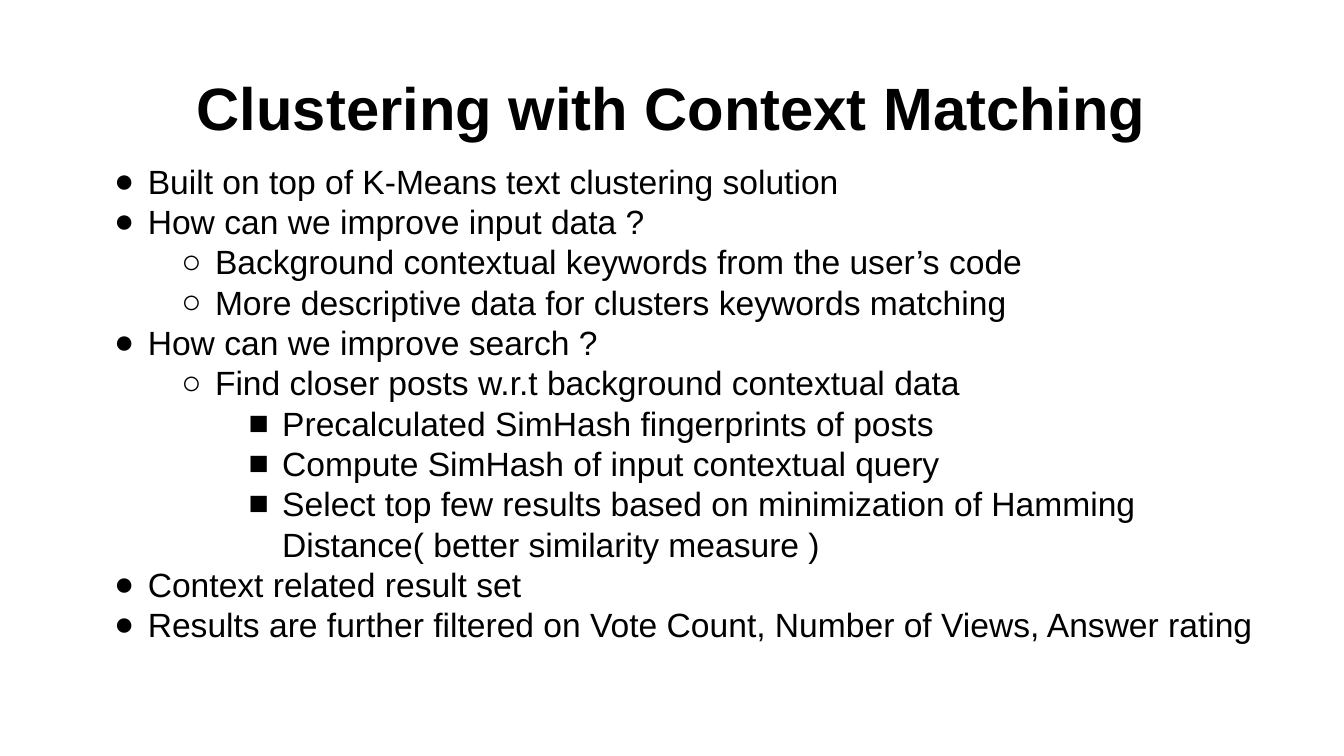
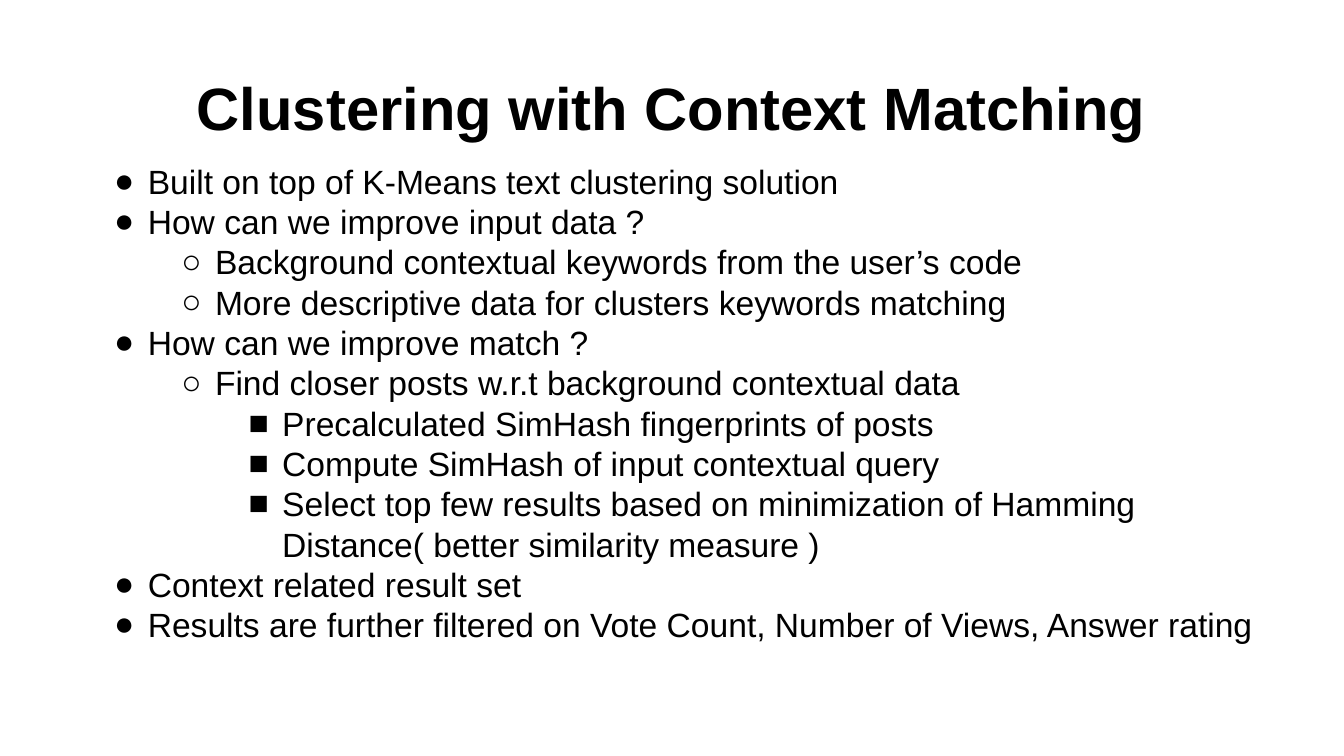
Before and after one commit to ankitkumar93/PyReco, a slide deck: slide 11 of Reports/talk_pyreco.pptx. Drawn at 1344x756 pixels with LibreOffice and Linux fonts; fonts in the diff are those of the drawing; background and template pictures are left out. Boxes give left, top, right and bottom in pixels: in the first picture for what was removed or moved away, otherwise in the second. Text is boxed around its words. In the diff, an @@ line names an element or a change of style, - is before the commit and + after.

```diff
--- a/Reports/talk_pyreco.pptx
+++ b/Reports/talk_pyreco.pptx
@@ text at <box>148,330,560,361</box>: text changed @@
-● How can we improve search ?
+● How can we improve match ?
```
Also in this commit, not shown: 7 other slides changed, 1 other file.
